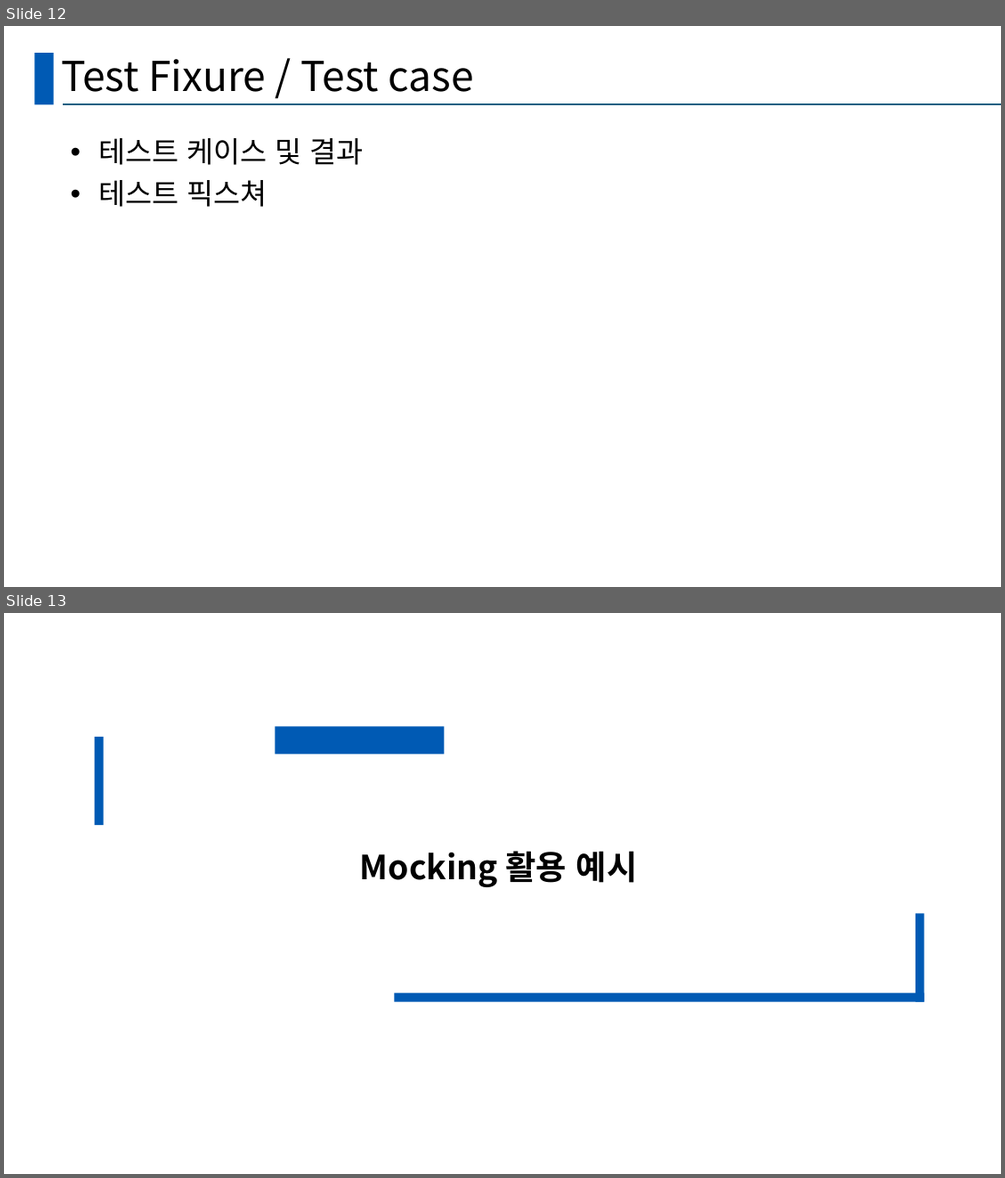
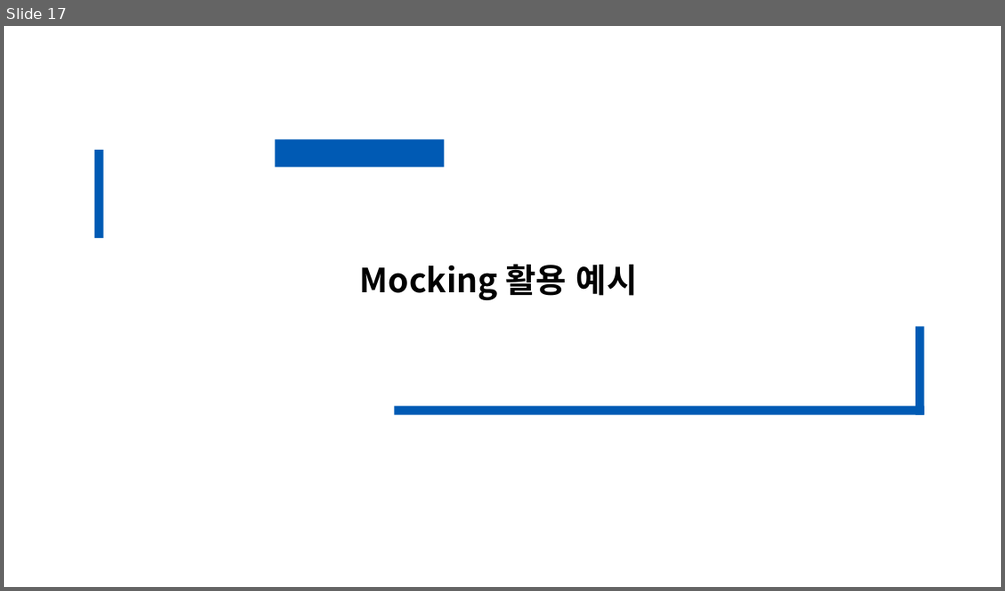
Before and after one commit to hy-ra-na/presentation_Americano, a slide deck: 발표양식.pptx. Shown one above the other, each under a label of ours: slides 12 and 13 before the commit, slide 17 after it. The pictures are 1005x1178 and 1005x591 pixels, drawn with LibreOffice and Linux fonts; fonts in the diff are those of the drawing. Boxes give left, top, right and bottom in pixels: in the first picture for what was removed or moved away, otherwise in the second. Text is boxed around its words. In the diff, an @@ line names an element or a change of style, - is before the commit and + after.

```diff
--- a/발표양식.pptx
+++ b/발표양식.pptx
@@ slide 12 removed at <box>4,26,1001,587</box>, background #FFFFFF @@
@@ rectangle removed at <box>34,53,53,104</box> @@
@@ title removed at <box>61,59,474,92</box> @@
-Test Fixure / Test case
@@ line removed from (63, 104) to (1001, 104) @@
@@ text removed at <box>98,138,363,207</box> @@
-• 테스트 케이스 및 결과
-• 테스트 픽스쳐
@@ what was slide 13 is now slide 17 @@
```
Also in this commit, not shown: 2 slides changed, 9 slides added, 2 other slides removed.
